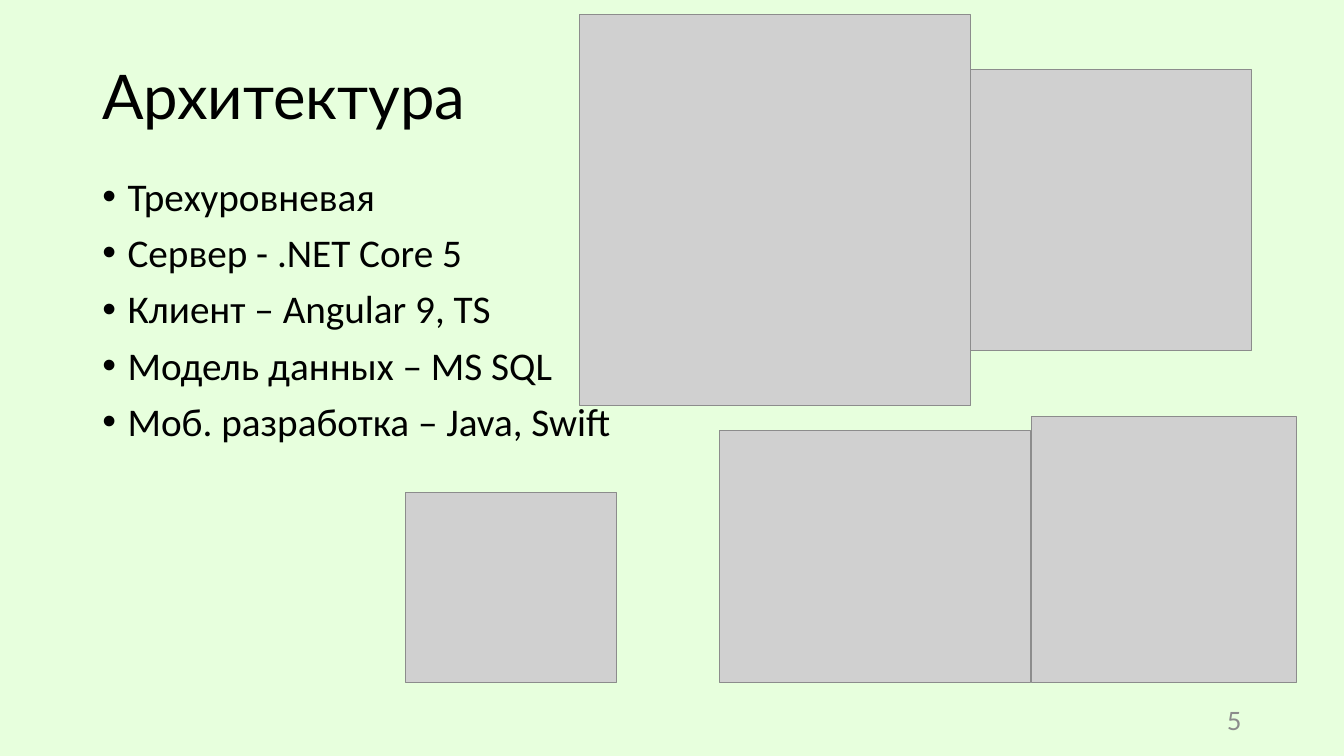
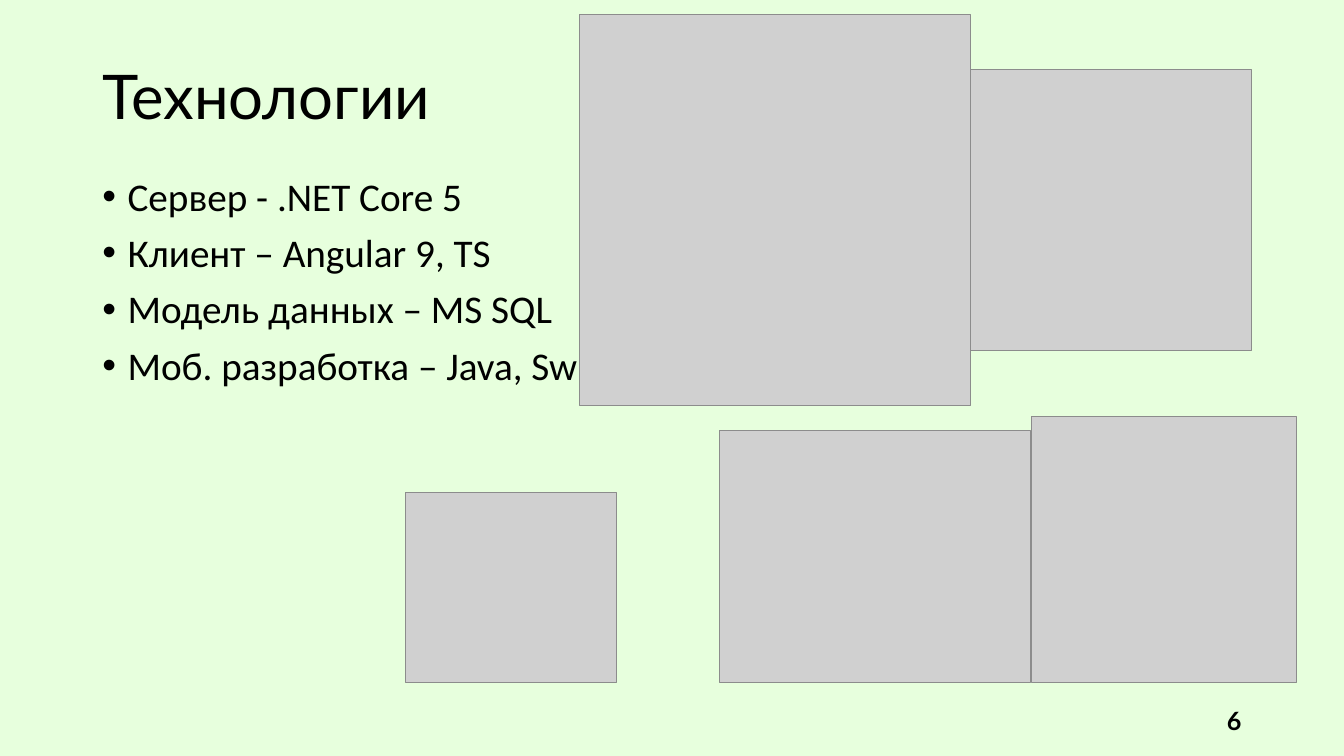
Before and after one commit to R0bari/MessageDeliveryService, a slide deck: slide 6 of Презентация/Сухарев. ВКР.pptx (slide 5 before the commit). Drawn at 1344x756 pixels with LibreOffice and Linux fonts; fonts in the diff are those of the drawing; grey boxes stand for pictures. Boxes give left, top, right and bottom in pixels: in the first picture for what was removed or moved away, otherwise in the second. Text is boxed around its words. In the diff, an @@ line names an element or a change of style, - is before the commit and + after.

```diff
--- a/Презентация/Сухарев. ВКР.pptx
+++ b/Презентация/Сухарев. ВКР.pptx
@@ title at <box>102,75,430,120</box>: text changed @@
-Архитектура
+Технологии
@@ text at <box>128,186,375,218</box>: paragraph removed @@
-• Трехуровневая
@@ page number at <box>1227,711,1242,731</box>: text changed; text colour #8C8C8C to #000000; bold on @@
-5
+6
```
Also in this commit, not shown: 10 other slides changed, 2 slides added, 10 other files.
